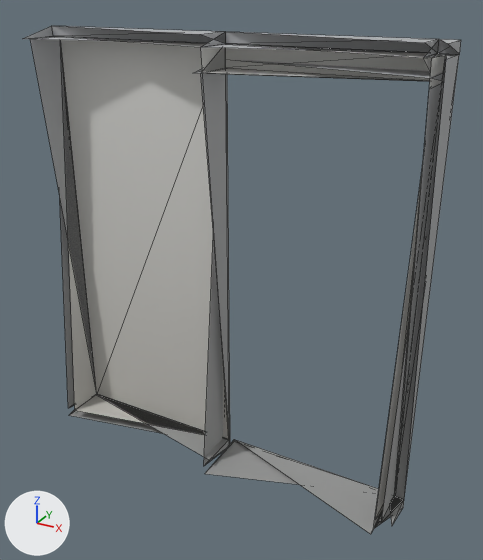
Two versions of the glTF model models/kit/doorWallM_steel_meshin.glb, one commit apart.
Before and after are seen from a 50 mm camera at (1.55, -2.57, 2.38) aimed at (0.11, 0.05, 1.07). The axes (+X, +Y, +Z) are drawn at lower left. The lights are the same throughout. The first picture is the older version. Mesh edges are drawn as thin lines. Vertices at exactly the same position are counted once.

In view in the first picture: 'doorWallM_steel_meshin'.
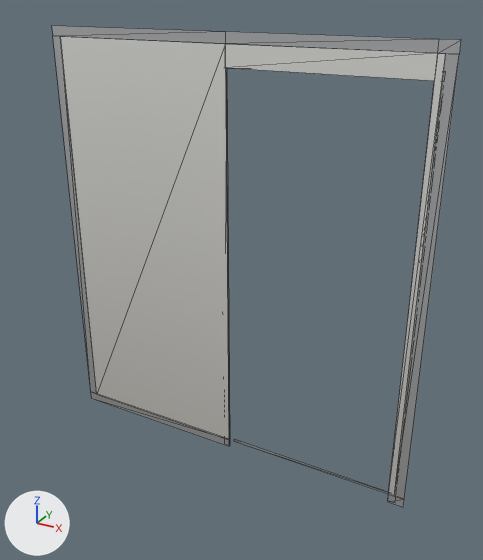
The edits, one by one:
me_base is used by ob_doorwallm_steel_meshin; location (0.0, 0.0, 0.0).
me_base had 76 vertices, 84 faces and spanned x -1.0..1.0, y -0.16..0.16, z 0.0..2.2.
me_base now has 48 vertices, 28 faces and spans x -1.0..1.0, y 0.1..0.16, z 0.0..2.2.
Part 1, on me_base:
28 vertices are removed from x -1.0..1.0, y -0.16..-0.1, z 0.0..2.2.
56 faces are deleted.

Pixel boxes (x1, y1, x2, y2) of what changed, in the pictures (483 x 560 px):
'doorWallM_steel_meshin', reshaped (7% narrower)
    before: (23, 26, 461, 534)
    after: (52, 26, 461, 507)
part 1 of me_base, deleted
    before: (23, 26, 461, 534)
